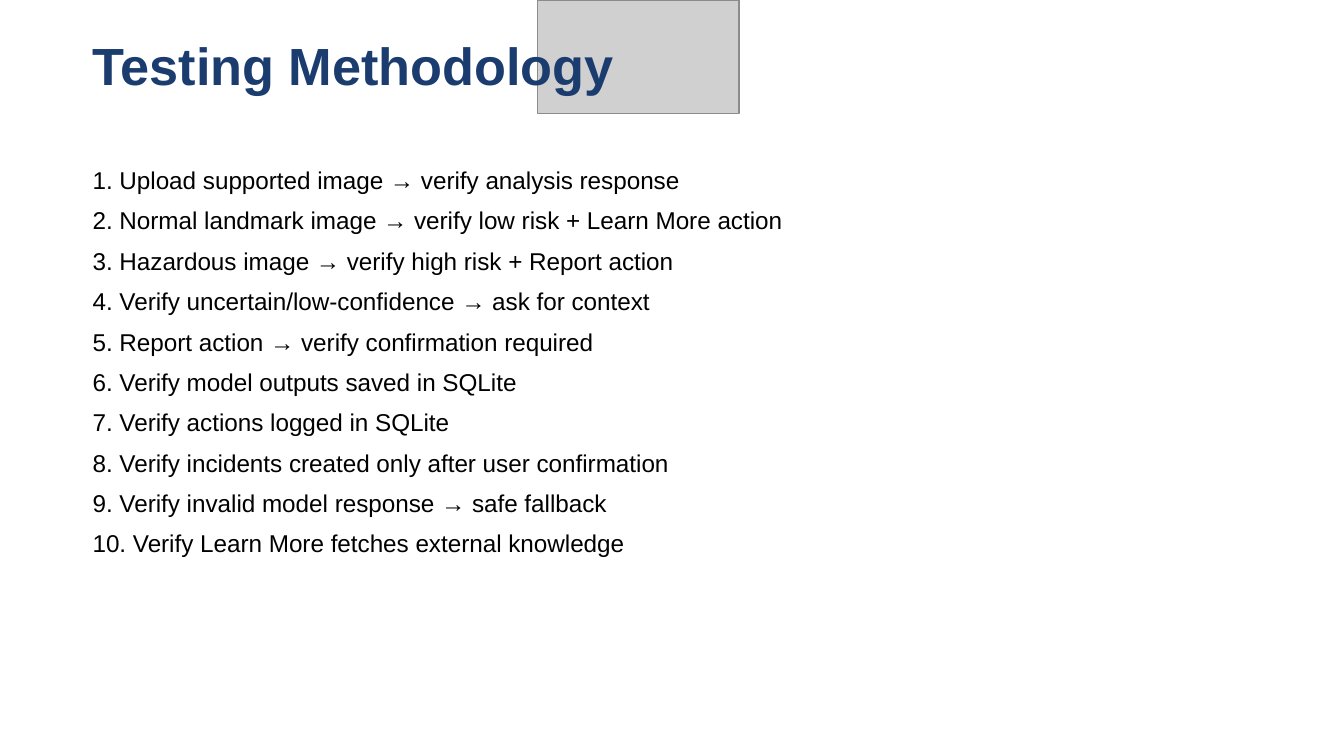
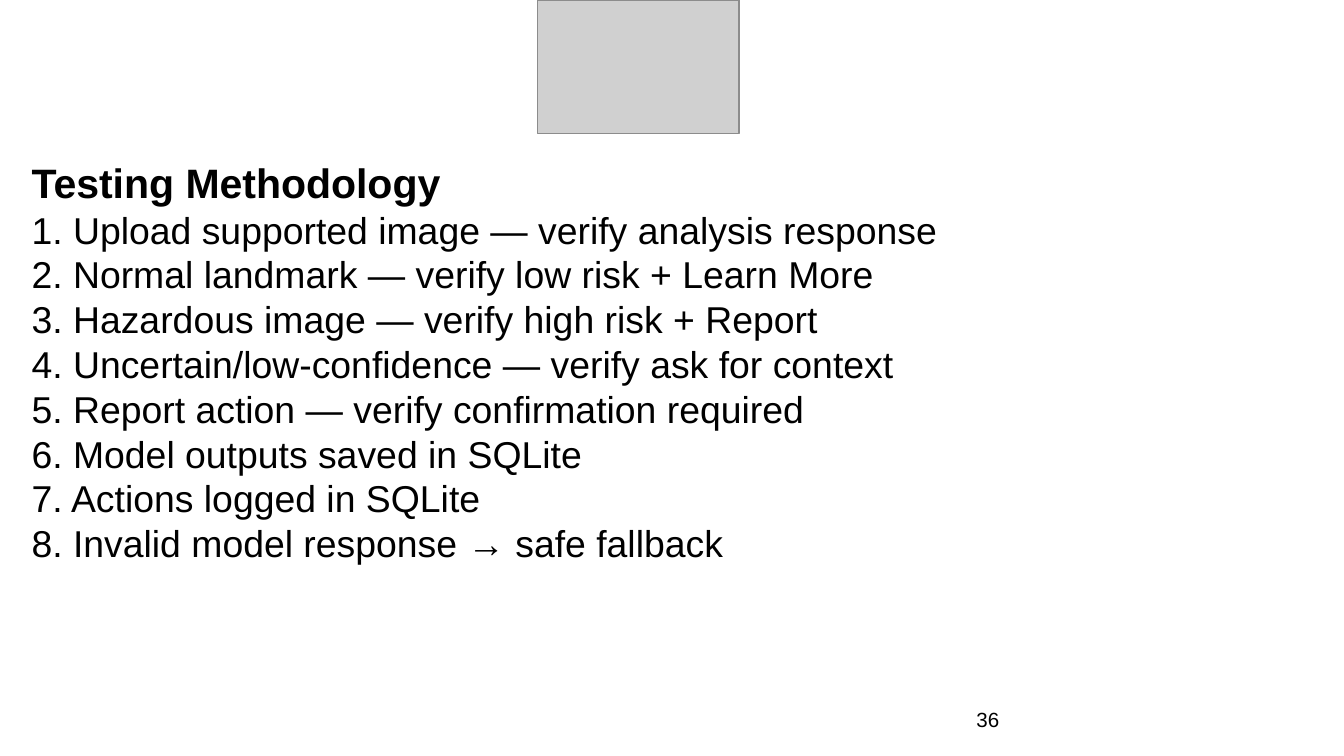
Before and after one commit to nibodhdaware/VisionGPT, a slide deck: slide 36 of paper/stage2_review3_updated.pptx. Drawn at 1344x756 pixels with LibreOffice and Linux fonts; fonts in the diff are those of the drawing; grey boxes stand for pictures. Boxes give left, top, right and bottom in pixels: in the first picture for what was removed or moved away, otherwise in the second. Text is boxed around its words. In the diff, an @@ line names an element or a change of style, - is before the commit and + after.

Commit message:
fix PPTX formatting: 22pt headers, 20pt body, correct EMU positions, new diagrams

```diff
--- a/paper/stage2_review3_updated.pptx
+++ b/paper/stage2_review3_updated.pptx
@@ picture: place and size @@
-picture at [538,0,739,113]
+picture at [538,0,739,134]
@@ text removed at [93,43,614,95] @@
-Testing Methodology
@@ text at [32,168,937,565]: text changed; size 13 to 20 pt @@
-1. Upload supported image → verify analysis response
-2. Normal landmark image → verify low risk + Learn More action
-3. Hazardous image → verify high risk + Report action
-4. Verify uncertain/low-confidence → ask for context
-5. Report action → verify confirmation required
-6. Verify model outputs saved in SQLite
-7. Verify actions logged in SQLite
-8. Verify incidents created only after user confirmation
-9. Verify invalid model response → safe fallback
-10. Verify Learn More fetches external knowledge
+Testing Methodology
+1. Upload supported image — verify analysis response
+2. Normal landmark — verify low risk + Learn More
+3. Hazardous image — verify high risk + Report
+4. Uncertain/low-confidence — verify ask for context
+5. Report action — verify confirmation required
+6. Model outputs saved in SQLite
+7. Actions logged in SQLite
+8. Invalid model response → safe fallback
@@ text added at [976,712,999,728], 11 pt, text #000000 @@
+36
```
Also in this commit, not shown: 48 other slides changed, 4 slides added, 4 slides removed.
